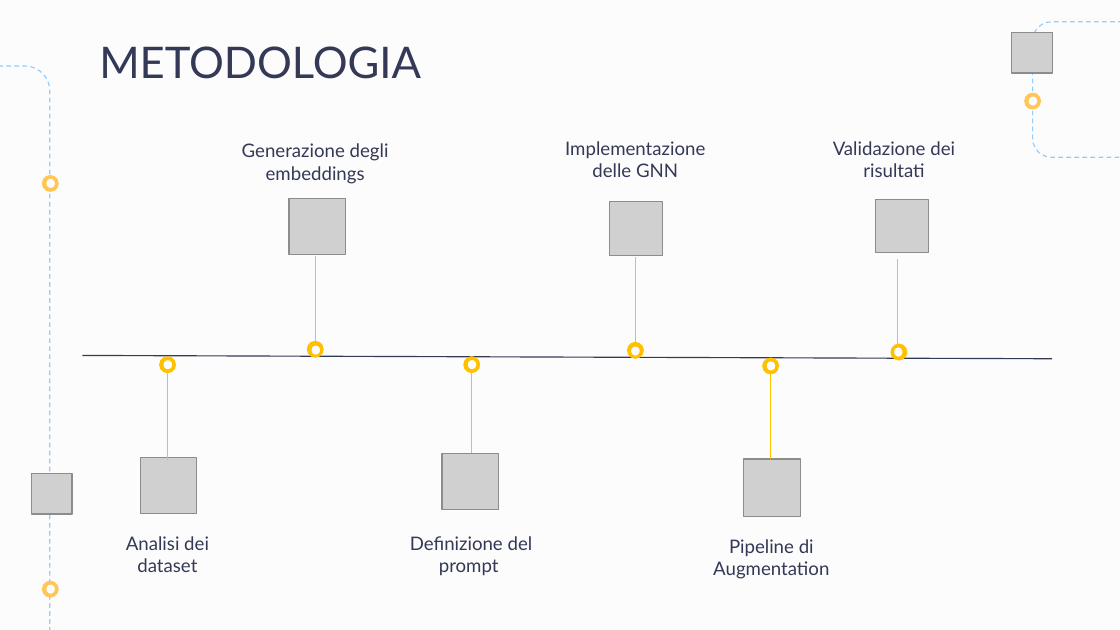
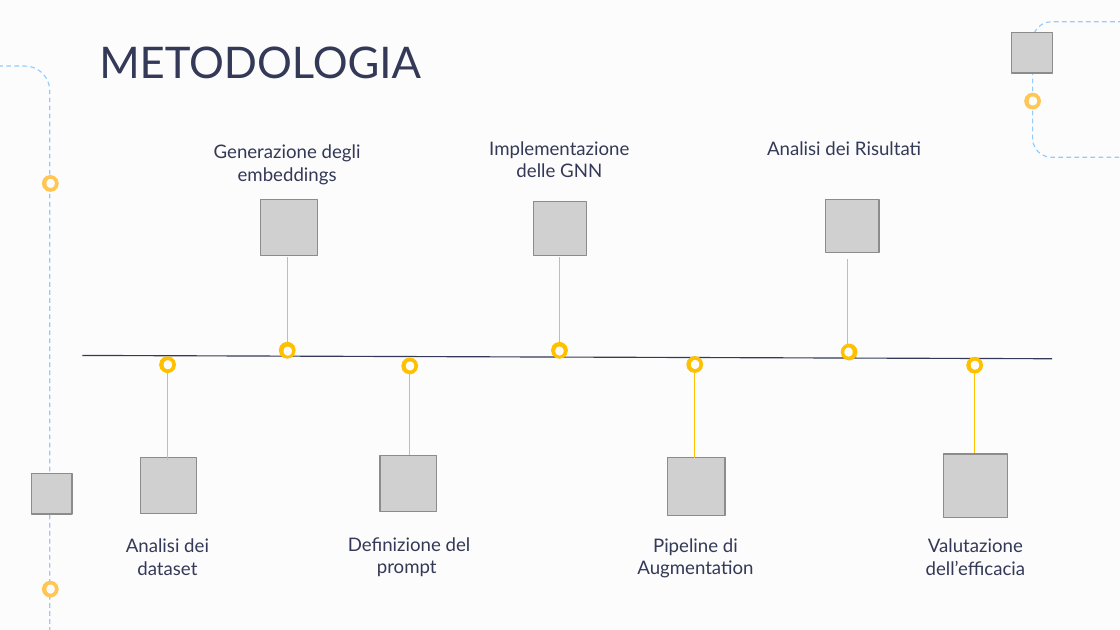
Before and after one commit to francesco-giorgione/DataAugmentation, a slide deck: slide 3 of presentazioneDA.pptx. Drawn at 1120x630 pixels with LibreOffice and Linux fonts; fonts in the diff are those of the drawing; grey boxes stand for pictures. Boxes give left, top, right and bottom in pixels: in the first picture for what was removed or moved away, otherwise in the second. Text is boxed around its words. In the diff, an @@ line names an element or a change of style, - is before the commit and + after.

```diff
--- a/presentazioneDA.pptx
+++ b/presentazioneDA.pptx
@@ text at box(767, 141, 921, 155): text changed @@
-Validazione dei risultati
+Analisi dei Risultati
@@ 2 ellipses, 1 picture, 1 text, 1 line: place and size @@
-2 ellipses, 1 picture, 1 text, 1 line at box(242, 143, 389, 357)
+2 ellipses, 1 picture, 1 text, 1 line at box(214, 144, 361, 358)
@@ 2 ellipses, 1 text: place and size @@
-2 ellipses, 1 text at box(410, 356, 533, 576)
+2 ellipses, 1 text at box(348, 357, 471, 577)
@@ 2 ellipses, 1 picture, 1 line: place and size @@
-2 ellipses, 1 picture, 1 line at box(876, 199, 930, 361)
+2 ellipses, 1 picture, 1 line at box(825, 199, 879, 361)
@@ ellipse added at box(967, 357, 983, 374), fill #FFC000 @@
@@ line moved from (472, 373) - (472, 458) to (410, 374) - (410, 459) @@
@@ 4 ellipses, 2 pictures, 2 texts, 2 lines: place and size @@
-4 ellipses, 2 pictures, 2 texts, 2 lines at box(565, 141, 829, 579)
+4 ellipses, 2 pictures, 2 texts, 2 lines at box(489, 141, 753, 578)
@@ ellipse added at box(971, 361, 980, 370), fill #FCFCFC @@
@@ line added from (974, 374) to (974, 458), #FFC000 0.75 pt @@
@@ picture: place and size @@
-picture at box(442, 454, 498, 510)
+picture at box(380, 455, 436, 511)
@@ picture added at box(943, 454, 1007, 517) @@
@@ text added at box(926, 538, 1026, 575), 12 pt, text #333956 @@
+Valutazione dell’efficacia
```
Also in this commit, not shown: 5 other slides changed, 2 slides added.
